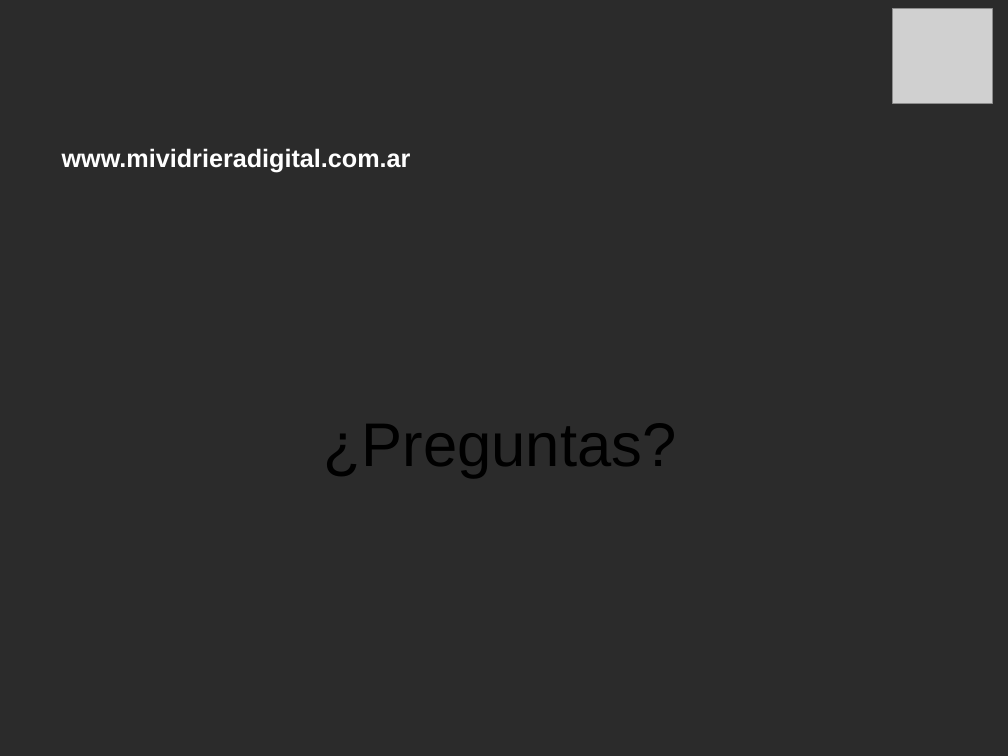
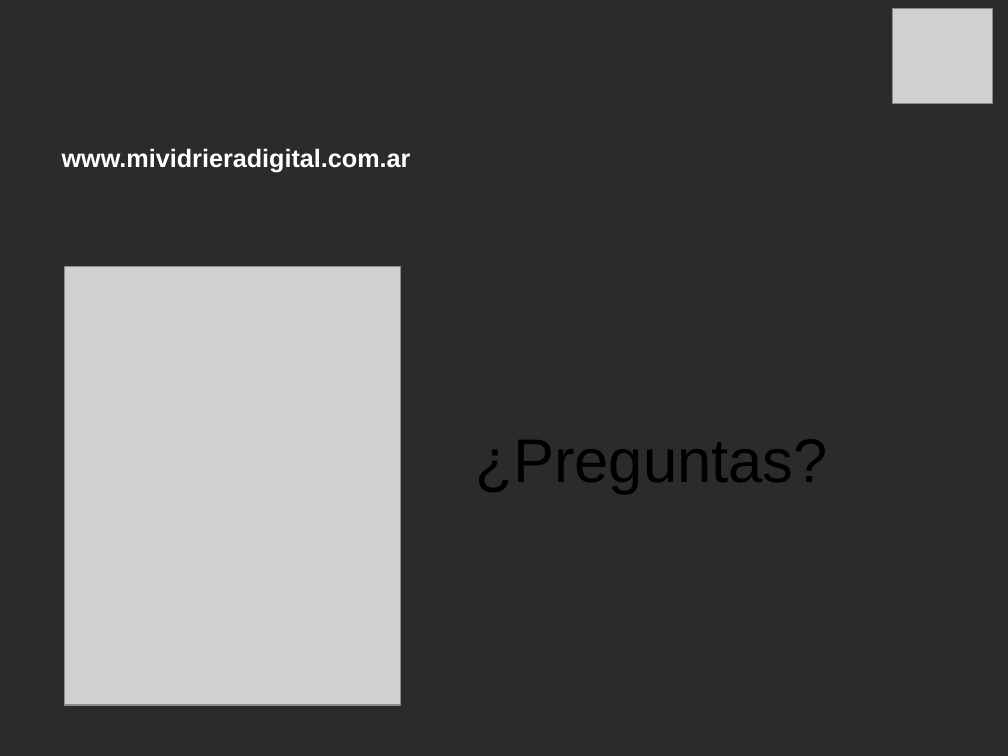
Before and after one commit to carlamadeo/proyectosfacultad, a slide deck: slide 16 of FPI/Vidriera Digital/FPI-V4.ppt (slide 15 before the commit). Drawn at 1008x756 pixels with LibreOffice and Linux fonts; fonts in the diff are those of the drawing; grey boxes stand for pictures; background and template pictures are left out; a plain dark background stands for a picture behind light text. Boxes give left, top, right and bottom in pixels: in the first picture for what was removed or moved away, otherwise in the second. Text is boxed around its words. In the diff, an @@ line names an element or a change of style, - is before the commit and + after.

```diff
--- a/FPI/Vidriera Digital/FPI-V4.ppt
+++ b/FPI/Vidriera Digital/FPI-V4.ppt
@@ picture added at [65, 267, 401, 706] @@
@@ text "¿Preguntas?": place and size @@
-text "¿Preguntas?" at [324, 423, 676, 478]
+text "¿Preguntas?" at [476, 439, 828, 494]
```
Also in this commit, not shown: 3 other slides changed, 6 slides added, 5 slides removed, 1 other file.
